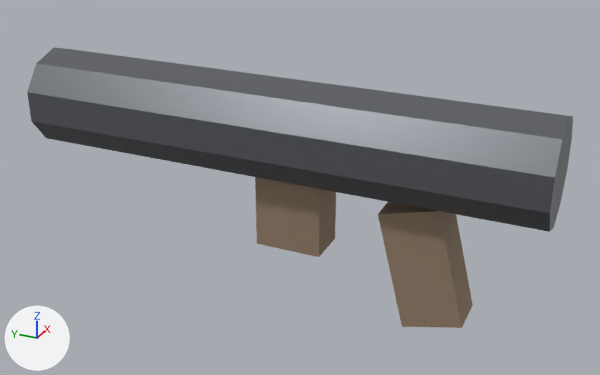
Renders of the glTF model godot/assets/weapons/gun_launcher.glb from each side of a commit.
The view is the same before and after, from a 50 mm camera at (-0.799, -0.185, 0.421) aimed at (0.009, 0.179, 0.017). Arrows for +X, +Y and +Z are at lower left; the lights stay in place. The picture after the commit comes second.

In view in the first picture: 'Gun_launcher'.
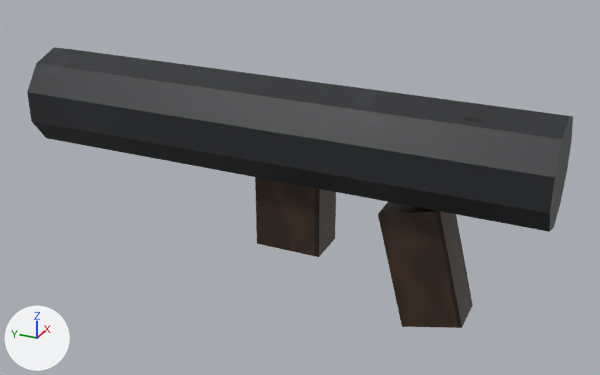
What differs and where, as boxes [x1, y1, x2, y2] in the pictures (600 x 375 px):
'Gun_launcher', surface changed (darker): [27, 47, 573, 328] in both

The change, as a list of edits to the scene's bpy script:
```text
Add img_tex_wood:
    img_tex_wood = load_image('tex_wood', '_unpacked/tex_wood', 64, 64, 'sRGB')
Add img_tex_metal:
    img_tex_metal = load_image('tex_metal', '_unpacked/tex_metal', 64, 64, 'sRGB')
Change mat_metal:
    remove # nodes: BsdfPrincipled, OutputMaterial
    remove # colours: grey #727479
    nodes: BsdfPrincipled, Mix, OutputMaterial, TexImage
    colours: dark grey #2b2d31
    uses the picture img_tex_metal
Change mat_grip:
    where n0 = _N.new('ShaderNodeBsdfPrincipled'); n0.name = 'Principled BSDF'
    remove n0.inputs[0].default_value = (0.29, 0.208, 0.141, 1.0)  # 'Base Color', brown #937e69
    remove n0.inputs[2].default_value = 0.8  # 'Roughness'
    add n2 = _N.new('ShaderNodeMix'); n2.name = 'Mix'
    add n2.data_type = 'RGBA'
    add n2.blend_type = 'MULTIPLY'
    add n2.inputs[0].default_value = 1.0  # 'Factor'
    add n2.inputs[7].default_value = (0.0685, 0.0356, 0.0176, 1.0)  # 'B', brown #4a3524
    add n3 = _N.new('ShaderNodeTexImage'); n3.name = 'Image Texture'
    add n3.image = img_tex_wood
    add n3.interpolation = 'Closest'
    add _L.new(n2.outputs[2], n0.inputs[0])  # 'Result' to 'Base Color'
    add _L.new(n3.outputs[0], n2.inputs[6])  # 'Color' to 'A'
```
